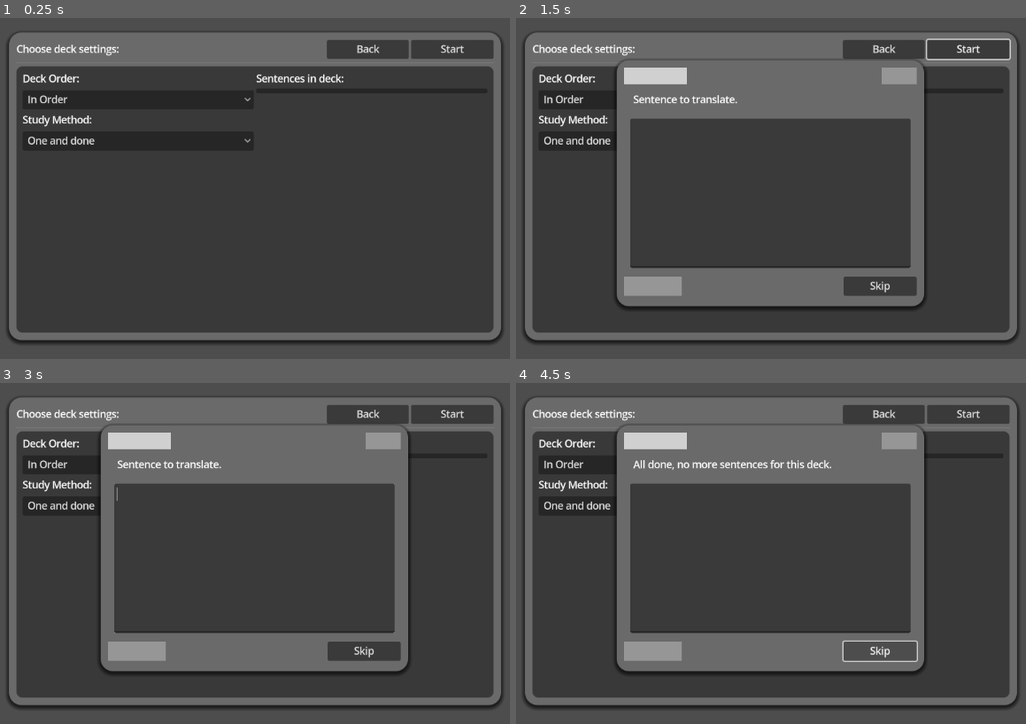
Above: before the commit, frames 1-4 (two rows, left to right).
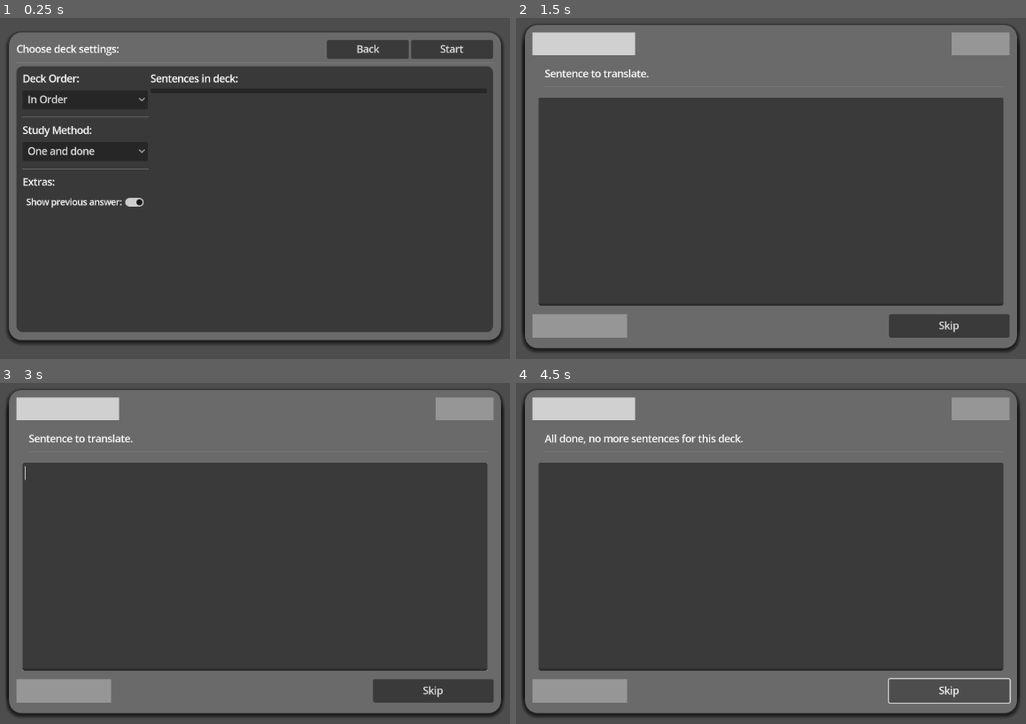
Above: after the commit, the same moments.

Repository: Zombeescott/Sentencevist
Game: Godot game, scene res://Scenes/deck_settings.tscn
Same seed, same stepped clock (60 frames per second), same inputs: the game is played once before the commit and once after it. This scene is started directly instead of the project's main scene.
Inputs (mouse positions are in pixels of both pictures, inside the frame that each line leads up to):
- Up to frame 1 (0.25 s): no input
- Up to frame 2 (1.5 s): click (602, 202) at 0.5 s, where only the run after the commit has a clickable "Show previous answer:"; click "Start" at 1.25 s
- Up to frame 3 (3 s): click "Start" at 2 s; click "One and done" at 2.75 s
- Up to frame 4 (4.5 s): click "One and done" at 3.5 s; click "Skip" at 4.25 s

The runs differ from the first frame. In frame 1, 1.8% of the frame differs, in the area x 3-97%, y 7-93%; in frame 2, 34%; in frame 3, 34%; in frame 4, 34%, in the area x 1-99%, y 2-98%.
Error in both runs: Attempt to call function 'manual_screen_change' in base 'null instance' on a null instance. (res://Scripts/Autoloads/background_manager.gd:66)

Commit message:
Quality of life improvements

Diff:
--- a/Scenes/deck_selection.tscn
+++ b/Scenes/deck_selection.tscn
@@ -20,14 +20,10 @@
 grow_horizontal = 2
 grow_vertical = 2
 script = ExtResource("1_g0e5t")
+metadata/_edit_use_anchors_ = true
 
 [node name="PanelContainer" type="PanelContainer" parent="."]
 layout_mode = 1
-anchors_preset = 8
-anchor_left = 0.5
-anchor_top = 0.5
-anchor_right = 0.5
-anchor_bottom = 0.5
 offset_left = -400.0
 offset_top = -250.0
 offset_right = 400.0
@@ -35,6 +31,7 @@
 grow_horizontal = 2
 grow_vertical = 2
 theme_override_styles/panel = ExtResource("1_2xx85")
+metadata/_edit_use_anchors_ = true
 
 [node name="MarginContainer" type="MarginContainer" parent="PanelContainer"]
 layout_mode = 2
--- a/Scenes/deck_settings.tscn
+++ b/Scenes/deck_settings.tscn
@@ -18,21 +18,19 @@
 grow_horizontal = 2
 grow_vertical = 2
 script = ExtResource("1_1nuyr")
+metadata/_edit_use_anchors_ = true
 
 [node name="PanelContainer" type="PanelContainer" parent="."]
 layout_mode = 1
-anchors_preset = 8
-anchor_left = 0.5
-anchor_top = 0.5
-anchor_right = 0.5
-anchor_bottom = 0.5
-offset_left = -400.0
-offset_top = -250.0
-offset_right = 400.0
-offset_bottom = 250.0
+anchors_preset = -1
+anchor_left = 0.152778
+anchor_top = 0.114198
+anchor_right = 0.847222
+anchor_bottom = 0.885802
 grow_horizontal = 2
 grow_vertical = 2
 theme_override_styles/panel = ExtResource("1_qj8ji")
+metadata/_edit_use_anchors_ = true
 
 [node name="MarginContainer" type="MarginContainer" parent="PanelContainer"]
 layout_mode = 2
@@ -103,6 +101,10 @@
 popup/item_1/text = "Random"
 popup/item_1/id = 1
 
+[node name="HSeparator" type="HSeparator" parent="PanelContainer/MarginContainer/VBoxContainer/PanelContainer/Margins/HBoxContainer/Settings"]
+layout_mode = 2
+theme_override_constants/separation = 10
+
 [node name="MethodLabel" type="Label" parent="PanelContainer/MarginContainer/VBoxContainer/PanelContainer/Margins/HBoxContainer/Settings"]
 layout_mode = 2
 text = "Study Method:"
@@ -117,9 +119,28 @@
 popup/item_1/text = "No mistakes"
 popup/item_1/id = 1
 
+[node name="HSeparator2" type="HSeparator" parent="PanelContainer/MarginContainer/VBoxContainer/PanelContainer/Margins/HBoxContainer/Settings"]
+layout_mode = 2
+theme_override_constants/separation = 10
+
+[node name="ExtraOptions" type="Label" parent="PanelContainer/MarginContainer/VBoxContainer/PanelContainer/Margins/HBoxContainer/Settings"]
+layout_mode = 2
+text = "Extras:"
+
+[node name="ExtrasContainer" type="HBoxContainer" parent="PanelContainer/MarginContainer/VBoxContainer/PanelContainer/Margins/HBoxContainer/Settings"]
+layout_mode = 2
+
+[node name="PrevAnsButton" type="CheckButton" parent="PanelContainer/MarginContainer/VBoxContainer/PanelContainer/Margins/HBoxContainer/Settings/ExtrasContainer"]
+unique_name_in_owner = true
+layout_mode = 2
+theme_override_font_sizes/font_size = 14
+button_pressed = true
+text = "Show previous answer:"
+
 [node name="ListContainer" type="VBoxContainer" parent="PanelContainer/MarginContainer/VBoxContainer/PanelContainer/Margins/HBoxContainer"]
 layout_mode = 2
 size_flags_horizontal = 3
+size_flags_stretch_ratio = 3.19
 
 [node name="Label" type="Label" parent="PanelContainer/MarginContainer/VBoxContainer/PanelContainer/Margins/HBoxContainer/ListContainer"]
 layout_mode = 2
@@ -128,7 +149,6 @@
 [node name="Sentences" type="ItemList" parent="PanelContainer/MarginContainer/VBoxContainer/PanelContainer/Margins/HBoxContainer/ListContainer"]
 unique_name_in_owner = true
 layout_mode = 2
-auto_width = true
 auto_height = true
 
 [connection signal="button_down" from="PanelContainer/MarginContainer/VBoxContainer/Top Bar/Back" to="." method="_on_back_button_down"]
--- a/Scenes/import_sentences.tscn
+++ b/Scenes/import_sentences.tscn
@@ -15,18 +15,15 @@
 
 [node name="PanelContainer" type="PanelContainer" parent="."]
 layout_mode = 1
-anchors_preset = 8
-anchor_left = 0.5
-anchor_top = 0.5
-anchor_right = 0.5
-anchor_bottom = 0.5
-offset_left = -350.0
-offset_top = -225.0
-offset_right = 350.0
-offset_bottom = 225.0
+anchors_preset = -1
+anchor_left = 0.152778
+anchor_top = 0.0949074
+anchor_right = 0.847222
+anchor_bottom = 0.905093
 grow_horizontal = 2
 grow_vertical = 2
 theme_override_styles/panel = ExtResource("1_phl48")
+metadata/_edit_use_anchors_ = true
 
 [node name="MarginContainer" type="MarginContainer" parent="PanelContainer"]
 layout_mode = 2
--- a/Scenes/save_deck.tscn
+++ b/Scenes/save_deck.tscn
@@ -14,14 +14,10 @@
 grow_horizontal = 2
 grow_vertical = 2
 script = ExtResource("1_7ko4j")
+metadata/_edit_use_anchors_ = true
 
 [node name="PanelContainer" type="PanelContainer" parent="."]
 layout_mode = 1
-anchors_preset = 8
-anchor_left = 0.5
-anchor_top = 0.5
-anchor_right = 0.5
-anchor_bottom = 0.5
 offset_left = -150.0
 offset_top = -200.0
 offset_right = 150.0
@@ -29,6 +25,7 @@
 grow_horizontal = 2
 grow_vertical = 2
 theme_override_styles/panel = ExtResource("1_murjn")
+metadata/_edit_use_anchors_ = true
 
 [node name="MarginContainer" type="MarginContainer" parent="PanelContainer"]
 layout_mode = 2
--- a/Scenes/translation_page.tscn
+++ b/Scenes/translation_page.tscn
@@ -14,12 +14,17 @@
 script = ExtResource("1_dxyhf")
 
 [node name="PanelContainer" type="PanelContainer" parent="."]
+layout_direction = 1
 layout_mode = 1
-anchors_preset = -1
-anchor_left = 0.282118
-anchor_top = 0.183642
-anchor_right = 0.716146
-anchor_bottom = 0.800926
+anchors_preset = 8
+anchor_left = 0.5
+anchor_top = 0.5
+anchor_right = 0.5
+anchor_bottom = 0.5
+offset_left = -400.0
+offset_top = -262.5
+offset_right = 400.0
+offset_bottom = 262.5
 grow_horizontal = 2
 grow_vertical = 2
 pivot_offset = Vector2(250, 0)
@@ -70,9 +75,9 @@
 
 [node name="NativeMargin" type="MarginContainer" parent="PanelContainer/MarginContainer/VBoxContainer/Word Container/VBoxContainer"]
 layout_mode = 2
-theme_override_constants/margin_left = 5
-theme_override_constants/margin_top = 10
-theme_override_constants/margin_bottom = 15
+theme_override_constants/margin_left = 10
+theme_override_constants/margin_top = 15
+theme_override_constants/margin_bottom = 5
 
 [node name="Native Sentence" type="VBoxContainer" parent="PanelContainer/MarginContainer/VBoxContainer/Word Container/VBoxContainer/NativeMargin"]
 layout_mode = 2
@@ -84,6 +89,16 @@
 text = "Sentence to translate. "
 fit_content = true
 
+[node name="HSeparator" type="HSeparator" parent="PanelContainer/MarginContainer/VBoxContainer/Word Container/VBoxContainer/NativeMargin/Native Sentence"]
+layout_mode = 2
+theme_override_constants/separation = 10
+
+[node name="PrevAnsLabel" type="RichTextLabel" parent="PanelContainer/MarginContainer/VBoxContainer/Word Container/VBoxContainer/NativeMargin/Native Sentence"]
+unique_name_in_owner = true
+layout_mode = 2
+theme_override_font_sizes/normal_font_size = 14
+fit_content = true
+
 [node name="TranslationMargin" type="MarginContainer" parent="PanelContainer/MarginContainer/VBoxContainer/Word Container/VBoxContainer"]
 layout_mode = 2
 size_flags_vertical = 3
@@ -92,7 +107,6 @@
 unique_name_in_owner = true
 custom_minimum_size = Vector2(200, 150)
 layout_mode = 2
-size_flags_vertical = 3
 wrap_mode = 1
 
 [node name="CorrectLabelMargin" type="MarginContainer" parent="PanelContainer/MarginContainer/VBoxContainer/Word Container/VBoxContainer/TranslationMargin"]
@@ -134,7 +148,7 @@
 [node name="Timer" type="Timer" parent="."]
 unique_name_in_owner = true
 process_callback = 0
-wait_time = 1.5
+wait_time = 3.0
 one_shot = true
 
 [connection signal="button_down" from="PanelContainer/MarginContainer/VBoxContainer/Bottom Container/Skip Button" to="." method="_on_skip_button_button_down"]
--- a/Scripts/Classes/study_settings.gd
+++ b/Scripts/Classes/study_settings.gd
@@ -4,8 +4,30 @@
 var deck_name: String
 var order: int
 var method: int
+var prev_ans: bool
 
-func _init(settings: Dictionary) -> void:
-	deck_name = settings.get("deck_name", "")
-	order = settings.get("order", 0)
-	method = settings.get("method", 0)
+func _init() -> void:
+	deck_name = ""
+	order = 0
+	method = 0
+	prev_ans = true
+
+
+func with_deck_name(name: String) -> StudySettings:
+	deck_name = name
+	return self
+
+
+func with_order(order_type: int) -> StudySettings:
+	order = order_type
+	return self
+
+
+func with_method(method_type: int) -> StudySettings:
+	method = method_type
+	return self
+
+
+func with_prev_ans(ans: bool) -> StudySettings:
+	prev_ans = ans
+	return self
--- a/Scripts/deck_settings.gd
+++ b/Scripts/deck_settings.gd
@@ -4,6 +4,7 @@
 var start_button: Button
 var order_option: OptionButton
 var method_option: OptionButton
+var prev_ans_button: CheckButton
 var sent_list: ItemList
 var translation_screen: PackedScene
 
@@ -14,6 +15,7 @@
 	start_button = %Start
 	order_option = %OrderOption
 	method_option = %MethodOption
+	prev_ans_button = %PrevAnsButton
 	sent_list = %Sentences
 	translation_screen = preload("res://Scenes/translation_page.tscn")
 
@@ -35,13 +37,12 @@
 	var screen = translation_screen.instantiate()
 	BackgroundManager.add_panel("Translation", screen)
 
-	var settings: Dictionary = {
-		"deck_name": selected_deck,
-		"order": order_option.get_selected_id(),
-		"method": method_option.get_selected_id()
-	}
-	var setee = StudySettings.new(settings)
-	screen.set_variables(setee)
+	var settings = StudySettings.new() \
+		.with_deck_name(selected_deck) \
+		.with_order(order_option.get_selected_id()) \
+		.with_method(method_option.get_selected_id()) \
+		.with_prev_ans(prev_ans_button.button_pressed)
+	screen.set_variables(settings)
 
 	# Clear everything but new screen
 	BackgroundManager.clear_panels("Translation")
--- a/Scripts/side_bar.gd
+++ b/Scripts/side_bar.gd
@@ -11,6 +11,7 @@
 	scene_list.append(preload("res://Scenes/translation_page.tscn"))
 	scene_list.append(preload("res://Scenes/import_sentences.tscn"))
 	scene_list.append(preload("res://Scenes/deck_selection.tscn"))
+
 
 func _on_minimize_toggled(toggled_on: bool) -> void:
 	if toggled_on:
@@ -26,7 +27,6 @@
 func manual_screen_change(screen: String) -> void:
 	match screen:
 		"translation":
-			print("Translation")
 			list.select(0)
 		"import":
 			print("Import selected")
--- a/Scripts/translation_page.gd
+++ b/Scripts/translation_page.gd
@@ -3,6 +3,7 @@
 var native_sentence: RichTextLabel
 var text_block: TextEdit
 var correct_label: RichTextLabel
+var prev_ans_label: RichTextLabel
 var skip_button: Button
 var timer: Timer
 
@@ -11,12 +12,13 @@
 var wrong_state: bool = false
 var correct_state: bool = false
 
-var sent_one = Sentence.new("Sentence to translate", "Type this dipshit")
-var sent_two = Sentence.new("This is the next sentence", "Type this again dipshit")
+var sent_one = Sentence.new("Sentence to translate.", "Type this dipshit.")
+var sent_two = Sentence.new("This is the next sentence.", "Type this again dipshit.")
 var sentence_dict: Dictionary
 var sentence_keys: Array
 var deck_order: int = 0
 var deck_method: int = 0
+var use_prev_ans: bool = true
 
 var saved_words: Array
 var retry_counter: int = RETRY_NUM
@@ -27,6 +29,7 @@
 	native_sentence = %Sentence
 	text_block = %TextEdit
 	correct_label = %CorrectLabel
+	prev_ans_label = %PrevAnsLabel
 	skip_button = %"Skip Button"
 	timer = %Timer
 
@@ -53,6 +56,7 @@
 	sentence_keys = sentence_dict.keys()
 	deck_method = settings.method
 	deck_order = settings.order
+	use_prev_ans = settings.prev_ans
 
 	set_current_sentences()
 	clean_display()
@@ -66,6 +70,8 @@
 	if deck_method == 1 and !saved_words.has(current_native):
 		# Save for user to retry
 		saved_words.append(current_native)
+	if use_prev_ans:
+		prev_ans_label.text = text_block.text
 
 	return false
 
@@ -128,17 +134,18 @@
 
 
 func set_current_sentences() -> bool:
-	# TODO: clean up this place and its checks with sentence_keys == 0
-	if sentence_keys.size() == 0 and saved_words.size() <= 0:
+	var more_sents = sentence_keys.size() > 0
+
+	if !more_sents and saved_words.size() <= 0:
 		current_native = "All done, no more sentences for this deck."
 		current_trans = "Pick another deck to study"
 		return false
 
-	var curr: String
+	var curr: String = ""
 
 	if deck_method == 1 and saved_words.size() > 0:
-		# If an error was made reuse faulty sentence
-		if retry_counter > 0 and sentence_keys.size() > 0:
+		# If an error was made, reuse faulty sentence
+		if retry_counter > 0 and more_sents:
 			# when counter hits zero, review words
 			retry_counter -= 1
 		else:
@@ -146,7 +153,7 @@
 			if saved_words.size() > 0:
 				retry_counter = RETRY_NUM
 
-	if retry_counter > 0 and sentence_keys.size() > 0: # Default method
+	if retry_counter > 0 and more_sents: # Default method
 		match deck_order:
 			0: # In order
 				curr = sentence_keys.pop_front()
@@ -162,6 +169,9 @@
 func next_sentence() -> void:
 	set_current_sentences()
 	clean_display()
+
+	if use_prev_ans:
+		prev_ans_label.text = ""
 
 
 # Fixes display if there is something going on
